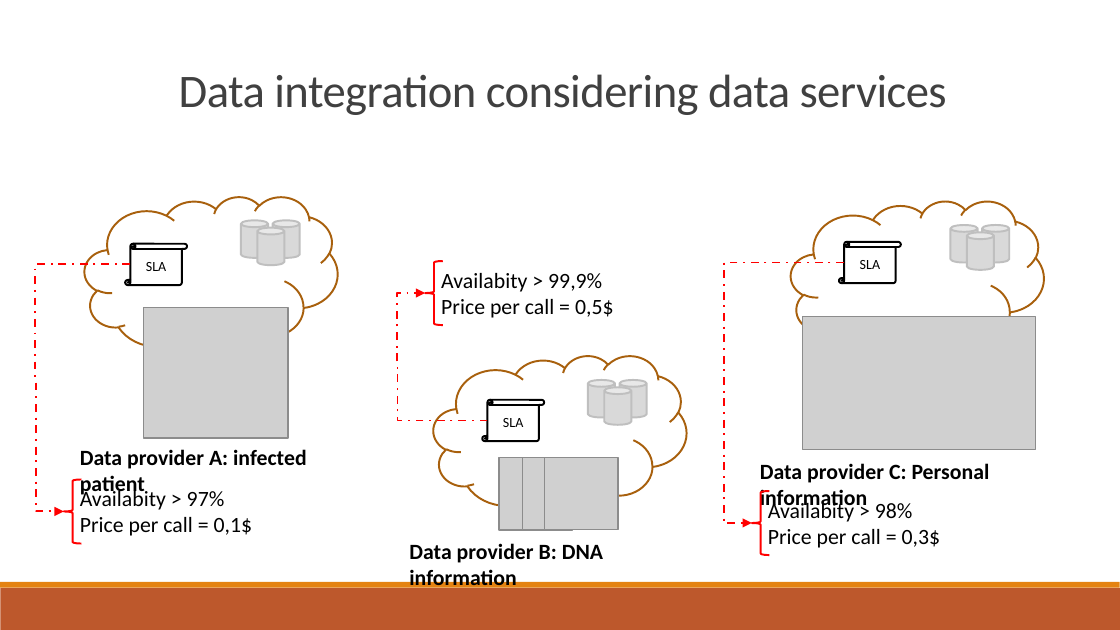
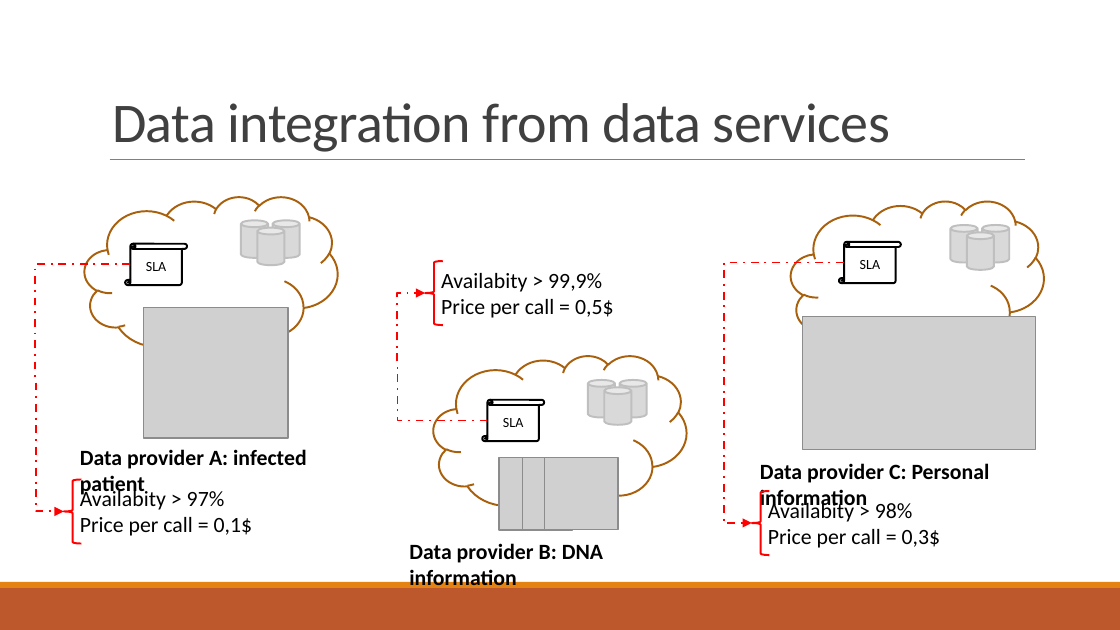
Before and after one commit to danielboni/DanielCarvalho-PhD, a slide deck: slide 3 of Presentations/ADBIS 2016/Presentation_ADBIS 2016.pptx. Drawn at 1120x630 pixels with LibreOffice and Linux fonts; fonts in the diff are those of the drawing; grey boxes stand for pictures. Boxes give left, top, right and bottom in pixels: in the first picture for what was removed or moved away, otherwise in the second. Text is boxed around its words. In the diff, an @@ line names an element or a change of style, - is before the commit and + after.

```diff
--- a/Presentations/ADBIS 2016/Presentation_ADBIS 2016.pptx
+++ b/Presentations/ADBIS 2016/Presentation_ADBIS 2016.pptx
@@ title "Data integration from data services" at [112,103,890,152]: vertical alignment middle to bottom @@
@@ title at [112,103,890,152]: text changed; size 30 to 36 pt @@
-Data integration considering data services
+Data integration from data services
@@ line added from (110, 160) to (1025, 160), #808080 0.5 pt @@
```
Also in this commit, not shown: 18 other slides changed, 3 slides added, 2 slides removed.
